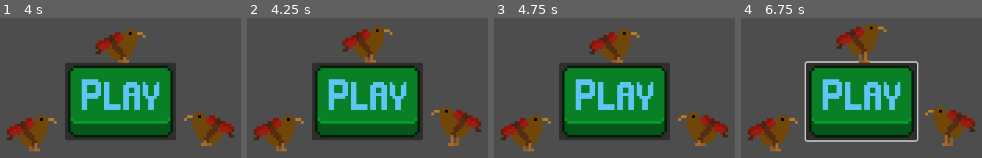
Above: before the commit, frames 1-4 (left to right).
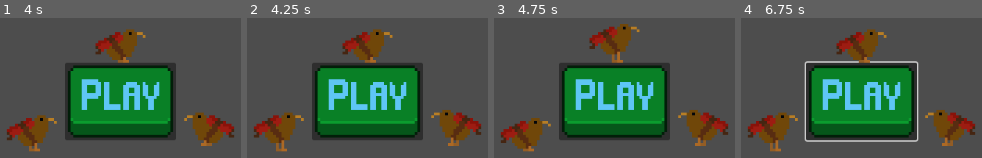
Above: after the commit, the same moments.

Repository: PixelParrot4/tactical-explosive-kiwi-simulator-2004
Game: Godot game, scene res://level_0.tscn
Two runs of this game, one before a commit and one after it. Both use one fixed random seed, a clock stepped at 60 frames per second and the inputs below.
Inputs (mouse positions are in pixels of both pictures, inside the frame that each line leads up to):
- Up to frame 1 (4 s): move the mouse to (outside the picture) at 0.52 s; press the mouse at (outside the picture) at 0.53 s; hold Right (right) 0.53-2.03 s; tap Up (ui_up) at 0.77, 1.52, 3.02, 3.77 s; move the mouse to (outside the picture) at 1.27 s; release the mouse at (outside the picture) at 1.28 s; click (outside the picture) at 1.35 s; move the mouse to (outside the picture) at 2.02 s; press the mouse at (outside the picture) at 2.03 s; hold Left (left) 2.03-2.78 s; move the mouse to (outside the picture) at 2.77 s; release the mouse at (outside the picture) at 2.78 s; hold Right (right) from 2.78 s (still down); click (outside the picture) at 2.85 s; move the mouse to (outside the picture) at 3.52 s; press the mouse at (outside the picture) at 3.53 s
- Up to frame 2 (4.25 s): keep holding Right (right); tap R (reset level) at 4.15 s
- Up to frame 3 (4.75 s): move the mouse to (outside the picture) at 4.27 s; release Right (right) at 4.28 s; release the mouse at (outside the picture) at 4.28 s; hold Left (left) from 4.28 s (still down); click (outside the picture) at 4.35 s; tap Up (ui_up) at 4.52 s
- Up to frame 4 (6.75 s): move the mouse to (902, 102) at 5.02 s; release Left (left) at 5.03 s; press the mouse at (902, 102) at 5.03 s; hold Right (right) 5.03-5.78 s; move the mouse to (outside the picture) at 5.77 s; release the mouse at (outside the picture) at 5.78 s; hold Left (left) from 5.78 s (still down); click (outside the picture) at 5.85 s; tap Up (ui_up) at 6.02 s; move the mouse to (outside the picture) at 6.52 s; press the mouse at (outside the picture) at 6.53 s

Frame 1 is identical in both runs. In frame 2, 3.9% of the frame differs, in the area x 2-98%, y 6-92%; in frame 3, 4.7%; in frame 4, 4.8%, in the area x 2-98%, y 4-92%.

Commit message:
added placeholder end screen and moved reset level code to level.gd

Diff:
--- a/death.gd
+++ b/death.gd
@@ -4,12 +4,3 @@
 	if body is player:
 		$Timer.start()
 		$"../Player/Camera2D/UI/Death".visible = true
-
-
-func _input(_event: InputEvent) -> void:
-	if Input.is_action_just_released("reset level"):
-		reset_level()
-
-
-func reset_level() -> void:
-	get_tree().reload_current_scene()
--- a/level.gd
+++ b/level.gd
@@ -21,13 +21,34 @@
 		$ImportantObject.important_object_destroyed.connect(on_important_object_destroyed)
 
 
+
+#level-related keybinds
+func _input(_event: InputEvent) -> void:
+	if Input.is_action_just_released("reset level"):
+		reset_level()
+	if Input.is_action_just_released("skip level (dev only)"):
+		switch_to_next_level()
+
+
+
+
 func on_important_object_destroyed():
 	important_objects_destroyed += 1
 	if important_objects_destroyed >= NUMBER_OF_OBJECTS_TO_DESTROY:
 		pass #make end screen visible
 
 
+#connect next button to this
 func switch_to_next_level():
 	var next_level_number = level_number + 1
 	var next_level_path = "res://level_" + str(next_level_number) + ".tscn"
 	get_tree().change_scene_to_file(next_level_path)
+
+
+
+
+
+
+#connect retry button to this
+func reset_level() -> void:
+	get_tree().reload_current_scene()
--- a/level_1.tscn
+++ b/level_1.tscn
@@ -158,4 +158,4 @@
 one_shot = true
 
 [connection signal="body_entered" from="DeathPit" to="DeathPit" method="_on_body_entered"]
-[connection signal="timeout" from="DeathPit/Timer" to="DeathPit" method="reset_level"]
+[connection signal="timeout" from="DeathPit/Timer" to="." method="reset_level"]
--- a/player.tscn
+++ b/player.tscn
@@ -1,9 +1,10 @@
-[gd_scene load_steps=23 format=3 uid="uid://68egir1faxek"]
+[gd_scene load_steps=24 format=3 uid="uid://68egir1faxek"]
 
 [ext_resource type="Script" path="res://player.gd" id="1_tv7mn"]
 [ext_resource type="Texture2D" uid="uid://cewokd3xo7d08" path="res://assets/graphics/idlex4.png" id="2_tcfql"]
 [ext_resource type="Texture2D" uid="uid://byj635h116y4p" path="res://assets/graphics/walk x4.png" id="3_7cabf"]
 [ext_resource type="Script" path="res://ui.gd" id="4_rnbcp"]
+[ext_resource type="Texture2D" uid="uid://bjo0d1dgx7g2s" path="res://assets/graphics/icon.svg" id="5_e80b4"]
 
 [sub_resource type="AtlasTexture" id="AtlasTexture_c5yo8"]
 atlas = ExtResource("2_tcfql")
@@ -222,6 +223,67 @@
 theme_override_colors/font_shadow_color = Color(0, 0, 0, 1)
 theme_override_font_sizes/font_size = 60
 text = "d u m b a s s"
+
+[node name="EndScreenUnderlay" type="ColorRect" parent="Camera2D/UI"]
+z_index = 1
+layout_mode = 1
+anchors_preset = 15
+anchor_right = 1.0
+anchor_bottom = 1.0
+grow_horizontal = 2
+grow_vertical = 2
+color = Color(0.384229, 0.384229, 0.384229, 0.121569)
+
+[node name="EndScreen" type="VBoxContainer" parent="Camera2D/UI"]
+visible = false
+z_index = 2
+layout_mode = 1
+anchors_preset = 8
+anchor_left = 0.5
+anchor_top = 0.5
+anchor_right = 0.5
+anchor_bottom = 0.5
+offset_left = -304.0
+offset_top = -192.0
+offset_right = 304.0
+offset_bottom = 192.0
+grow_horizontal = 2
+grow_vertical = 2
+theme_override_constants/separation = 20
+alignment = 1
+
+[node name="Stars" type="HBoxContainer" parent="Camera2D/UI/EndScreen"]
+layout_mode = 2
+
+[node name="Sprite2D" type="Sprite2D" parent="Camera2D/UI/EndScreen/Stars"]
+position = Vector2(48, -70)
+texture = ExtResource("5_e80b4")
+
+[node name="Sprite2D2" type="Sprite2D" parent="Camera2D/UI/EndScreen/Stars"]
+position = Vector2(304, -70)
+texture = ExtResource("5_e80b4")
+
+[node name="Sprite2D3" type="Sprite2D" parent="Camera2D/UI/EndScreen/Stars"]
+position = Vector2(560, -70)
+texture = ExtResource("5_e80b4")
+
+[node name="Label" type="Label" parent="Camera2D/UI/EndScreen"]
+layout_mode = 2
+text = "[Final Time]"
+horizontal_alignment = 1
+
+[node name="Retry" type="Button" parent="Camera2D/UI/EndScreen"]
+layout_mode = 2
+text = "Retry"
+
+[node name="Next" type="Button" parent="Camera2D/UI/EndScreen"]
+layout_mode = 2
+text = "Next"
+
+[node name="Back" type="Button" parent="Camera2D/UI/EndScreen"]
+layout_mode = 2
+text = "Back
+"
 
 [node name="Sparks1" type="CPUParticles2D" parent="."]
 position = Vector2(-34, 10)
@@ -279,4 +341,5 @@
 [connection signal="value_changed" from="Camera2D/UI/VBoxContainer/GravityHSlider" to="Camera2D/UI" method="_on_gravity_h_slider_value_changed"]
 [connection signal="value_changed" from="Camera2D/UI/VBoxContainer/ExraGravityHSlider" to="Camera2D/UI" method="_on_exra_gravity_h_slider_value_changed"]
 [connection signal="value_changed" from="Camera2D/UI/VBoxContainer/FrictionHSlider" to="Camera2D/UI" method="_on_friction_h_slider_value_changed"]
+[connection signal="pressed" from="Camera2D/UI/EndScreen/Retry" to="." method="_on_retry_pressed"]
 [connection signal="timeout" from="Fuse" to="." method="_on_fuse_timeout"]
--- a/project.godot
+++ b/project.godot
@@ -55,6 +55,11 @@
 , Object(InputEventKey,"resource_local_to_scene":false,"resource_name":"","device":-1,"window_id":0,"alt_pressed":false …(186 unchanged characters)…
 ]
 }
+"skip level (dev only)"={
+"deadzone": 0.5,
+"events": [Object(InputEventKey,"resource_local_to_scene":false,"resource_name":"","device":-1,"window_id":0,"alt_pressed":false,"shift_pressed":false,"ctrl_pressed":false,"meta_pressed":false,"pressed":false,"keycode":0,"physical_keycode":4194306,"key_label":0,"unicode":0,"location":0,"echo":false,"script":null)
+]
+}
 
 [rendering]
 
